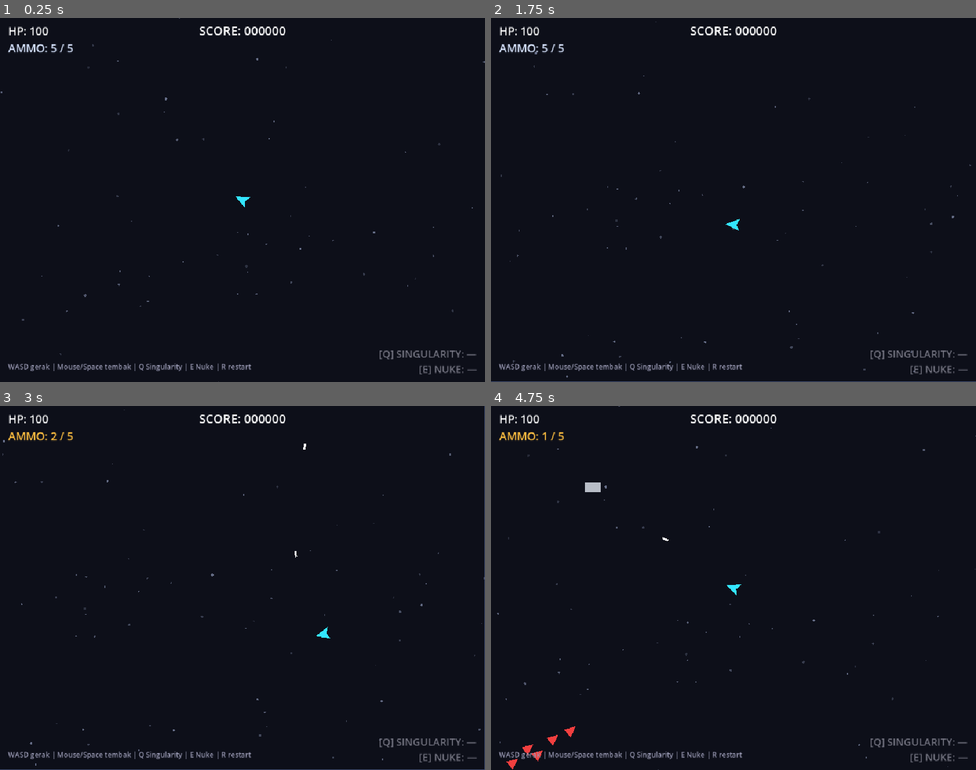
Above: before the commit, frames 1-4 (two rows, left to right).
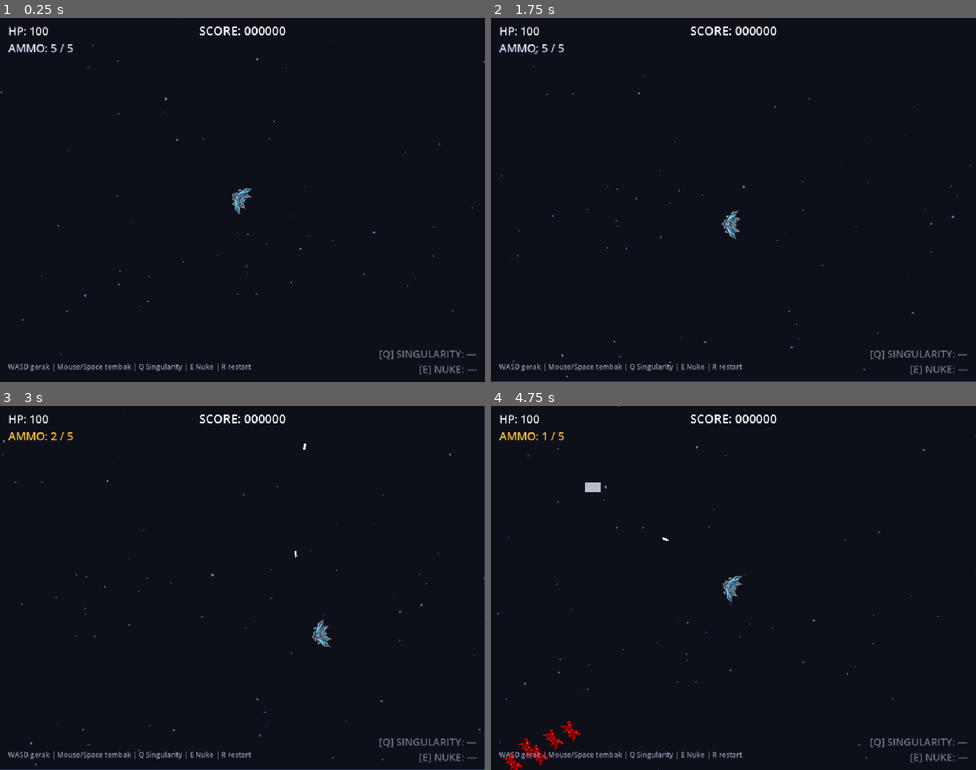
Above: after the commit, the same moments.

Repository: Jati-Jostar/IFEST-2026
Game: Godot game, scene res://scenes/main.tscn
The game is run twice, just before and just after one commit, with the same random seed, the same clock (stepped at 60 frames per second) and the same inputs.
Inputs (mouse positions are in pixels of both pictures, inside the frame that each line leads up to):
- Up to frame 1 (0.25 s): no input
- Up to frame 2 (1.75 s): tap Enter at 0.5 s; move the mouse to (840, 181) at 0.52 s; hold D (move_right) 0.53-1.28 s; tap E (ability_nuke) at 0.6 s; move the mouse to (636, 218) at 1.27 s; hold S (move_down) from 1.28 s (still down); tap Q (ability_singularity) at 1.35 s
- Up to frame 3 (3 s): move the mouse to (291, 507) at 2.02 s; release S (move_down) at 2.03 s; press the mouse at (291, 507) at 2.03 s; hold D (move_right) 2.03-2.78 s; move the mouse to (218, 660) at 2.77 s; release the mouse at (218, 660) at 2.78 s; hold W (move_up) from 2.78 s (still down); tap E (ability_nuke) at 2.85 s
- Up to frame 4 (4.75 s): move the mouse to (879, 642) at 3.52 s; release W (move_up) at 3.53 s; hold A (move_left) from 3.53 s (still down); tap Q (ability_singularity) at 3.6 s; move the mouse to (588, 533) at 4.27 s; click (588, 533) at 4.35 s

The runs differ from the first frame. In frame 1, 0.2% of the frame differs, in the area x 47-52%, y 46-55%; in frame 2, 0.2%; in frame 3, 0.2%; in frame 4, 0.6%, in the area x 2-52%, y 46-100%.

Commit message:
Add Asset

Diff:
--- a/scenes/enemies/heavy_enemy.tscn
+++ b/scenes/enemies/heavy_enemy.tscn
@@ -1,20 +1,22 @@
-[gd_scene load_steps=3 format=3]
+[gd_scene format=3 uid="uid://b4e82hmvw2lw5"]
 
-[ext_resource type="Script" path="res://scripts/heavy_enemy.gd" id="1_heavy"]
+[ext_resource type="Script" uid="uid://bua4gr404lqiy" path="res://scripts/heavy_enemy.gd" id="1_heavy"]
+[ext_resource type="Texture2D" uid="uid://xcwkcfg67ims" path="res://assets/sprites/heavy.png" id="2_n2l02"]
 
 [sub_resource type="CircleShape2D" id="CircleShape2D_heavy"]
 radius = 22.0
 
-[node name="HeavyEnemy" type="Area2D"]
+[node name="HeavyEnemy" type="Area2D" unique_id=1613021187]
 collision_layer = 4
 collision_mask = 0
 script = ExtResource("1_heavy")
 
-[node name="Visual" type="Node2D" parent="."]
+[node name="Visual" type="Node2D" parent="." unique_id=1733565762]
 
-[node name="Placeholder" type="Polygon2D" parent="Visual"]
-color = Color(0.55, 0.1, 0.1, 1)
-polygon = PackedVector2Array(-20, -20, 20, -20, 20, 20, -20, 20)
+[node name="Placeholder" type="Sprite2D" parent="Visual" unique_id=914470998]
+scale = Vector2(1.52, 1.52)
+texture = ExtResource("2_n2l02")
 
-[node name="CollisionShape2D" type="CollisionShape2D" parent="."]
+[node name="CollisionShape2D" type="CollisionShape2D" parent="." unique_id=586706815]
+scale = Vector2(1.395, 1.395)
 shape = SubResource("CircleShape2D_heavy")
--- a/scenes/enemies/swarm_enemy.tscn
+++ b/scenes/enemies/swarm_enemy.tscn
@@ -1,20 +1,21 @@
-[gd_scene load_steps=3 format=3]
+[gd_scene format=3 uid="uid://dcqwxhmhcxijw"]
 
-[ext_resource type="Script" path="res://scripts/swarm_enemy.gd" id="1_swarm"]
+[ext_resource type="Script" uid="uid://drrmo0mak14pi" path="res://scripts/swarm_enemy.gd" id="1_swarm"]
+[ext_resource type="Texture2D" uid="uid://c7p5xdprw8cit" path="res://assets/sprites/swharm.png" id="2_ecbs2"]
 
 [sub_resource type="CircleShape2D" id="CircleShape2D_swarm"]
 radius = 11.0
 
-[node name="SwarmEnemy" type="Area2D"]
+[node name="SwarmEnemy" type="Area2D" unique_id=1436876913]
 collision_layer = 4
 collision_mask = 0
 script = ExtResource("1_swarm")
 
-[node name="Visual" type="Node2D" parent="."]
+[node name="Visual" type="Node2D" parent="." unique_id=2141371098]
 
-[node name="Placeholder" type="Polygon2D" parent="Visual"]
-color = Color(0.95, 0.25, 0.25, 1)
-polygon = PackedVector2Array(0, -12, 10, 10, -10, 10)
+[node name="Placeholder" type="Sprite2D" parent="Visual" unique_id=847518887]
+scale = Vector2(0.775, 0.775)
+texture = ExtResource("2_ecbs2")
 
-[node name="CollisionShape2D" type="CollisionShape2D" parent="."]
+[node name="CollisionShape2D" type="CollisionShape2D" parent="." unique_id=1678270810]
 shape = SubResource("CircleShape2D_swarm")
--- a/scenes/player.tscn
+++ b/scenes/player.tscn
@@ -1,23 +1,22 @@
-[gd_scene load_steps=3 format=3]
+[gd_scene format=3 uid="uid://3j2lx0pt677"]
 
-[ext_resource type="Script" path="res://scripts/player.gd" id="1_player"]
+[ext_resource type="Script" uid="uid://c27u8eq0cyadf" path="res://scripts/player.gd" id="1_player"]
+[ext_resource type="Texture2D" uid="uid://70mlv3t3sdw" path="res://assets/sprites/Ship.png" id="2_g2els"]
 
 [sub_resource type="CircleShape2D" id="CircleShape2D_player"]
 radius = 14.0
 
-[node name="Player" type="CharacterBody2D"]
-collision_layer = 1
+[node name="Player" type="CharacterBody2D" unique_id=1407575043]
 collision_mask = 0
 motion_mode = 1
 script = ExtResource("1_player")
 
-[node name="Visual" type="Node2D" parent="."]
+[node name="Visual" type="Node2D" parent="." unique_id=581974739]
 
-[node name="Placeholder" type="Polygon2D" parent="Visual"]
-color = Color(0.2, 0.9, 1, 1)
-polygon = PackedVector2Array(0, -16, 12, 12, 0, 6, -12, 12)
+[node name="Placeholder" type="Sprite2D" parent="Visual" unique_id=2027996669]
+texture = ExtResource("2_g2els")
 
-[node name="CollisionShape2D" type="CollisionShape2D" parent="."]
+[node name="CollisionShape2D" type="CollisionShape2D" parent="." unique_id=1937321691]
 shape = SubResource("CircleShape2D_player")
 
-[node name="Camera2D" type="Camera2D" parent="."]
+[node name="Camera2D" type="Camera2D" parent="." unique_id=1412993194]
--- a/scripts/game_balance.gd
+++ b/scripts/game_balance.gd
@@ -40,10 +40,10 @@
 # (death burst / ledakan berantai menyusul di Phase 4)
 
 # ============ HEAVY ENEMY (musuh besar merah tua) ============
-var heavy_hp: int = 90                 # tebal: beberapa burst swarm tidak menjatuhkannya,
+var heavy_hp: int = 50                 # tebal: beberapa burst swarm tidak menjatuhkannya,
 									   # tapi chain besar yang panjang akhirnya BISA membunuhnya
 									   # -> Heavy meledak -> chain menyala lagi
-var heavy_speed: float = 55.0          # lambat
+var heavy_speed: float = 80.0          # lambat
 var heavy_contact_damage: int = 15     # sakit kalau kena tabrak
 # (ledakan besar saat mati menyusul di Phase 4)
 
--- a/scripts/heavy_enemy.gd
+++ b/scripts/heavy_enemy.gd
@@ -9,5 +9,5 @@
 	max_hp = GameBalance.heavy_hp
 	speed = GameBalance.heavy_speed
 	contact_damage = GameBalance.heavy_contact_damage
-	contact_range = 38.0
+	contact_range = 50
 	death_audio_event = "heavy_death"
Binary file added: assets/sprites/Ship.png
Not shown, added: assets/sprites/Ship.png.import
Binary file added: assets/sprites/heavy.png
Not shown, added: assets/sprites/heavy.png.import
Binary file added: assets/sprites/swharm.png
Not shown, added: assets/sprites/swharm.png.import
Not shown, changed: export_presets.cfg
